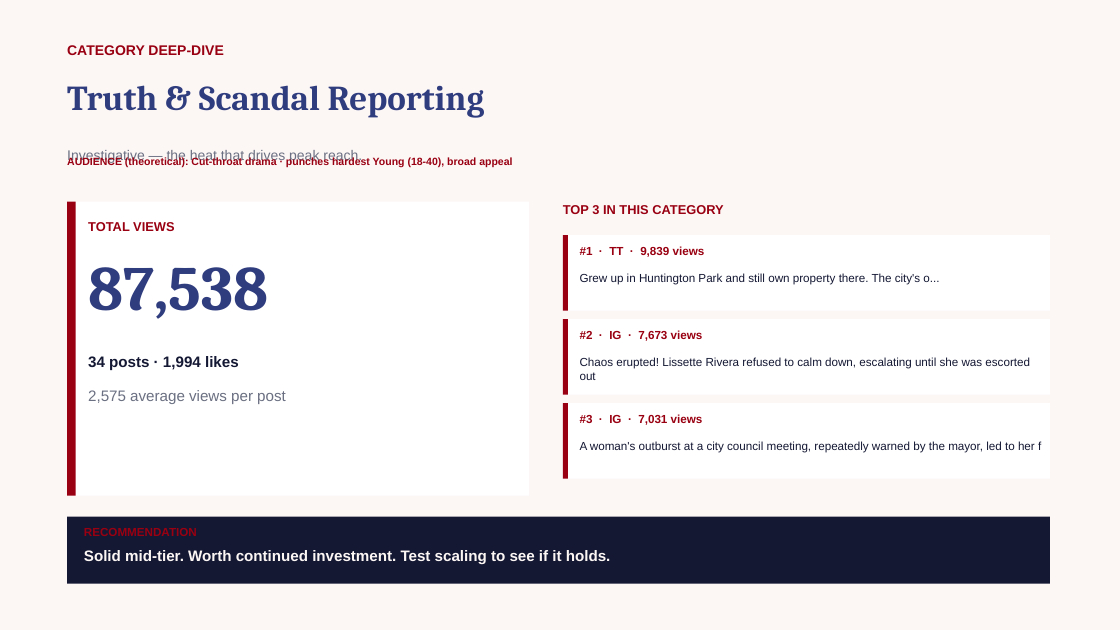
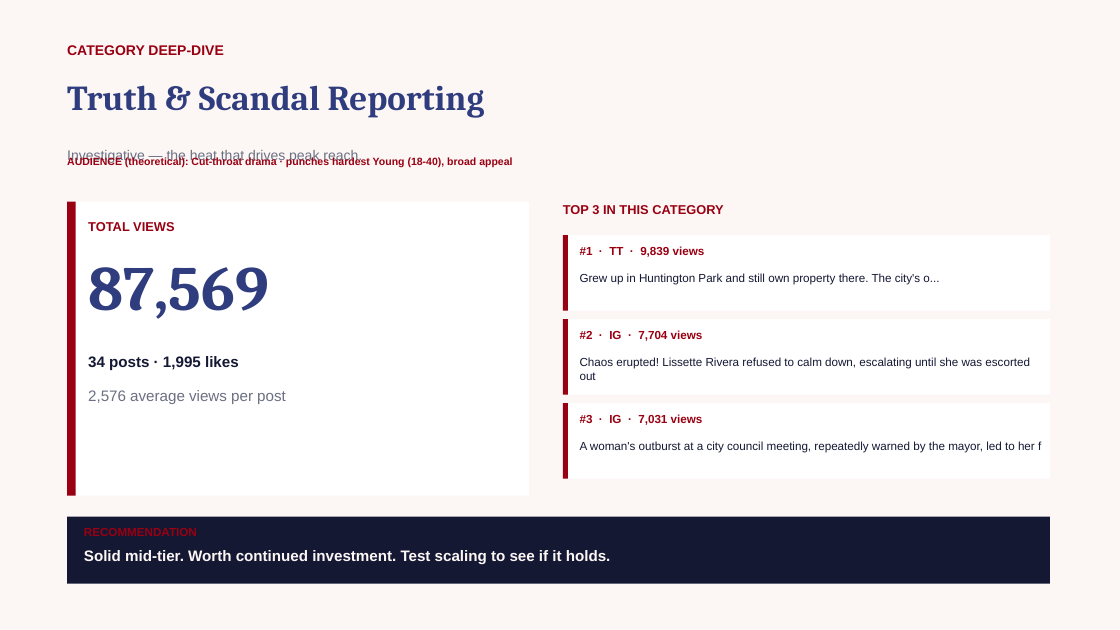
Before and after one commit to zvmmer/talking-downey-kpis, a slide deck: slide 6 of SPONSOR_CONTENT_REPORT.pptx. Drawn at 1120x630 pixels with LibreOffice and Linux fonts; fonts in the diff are those of the drawing. Boxes give left, top, right and bottom in pixels: in the first picture for what was removed or moved away, otherwise in the second. Text is boxed around its words. In the diff, an @@ line names an element or a change of style, - is before the commit and + after.

```diff
--- a/SPONSOR_CONTENT_REPORT.pptx
+++ b/SPONSOR_CONTENT_REPORT.pptx
@@ text at [88,267,269,319]: text changed @@
-87,538
+87,569
@@ text at [88,356,239,370]: text changed @@
-34 posts · 1,994 likes
+34 posts · 1,995 likes
@@ text at [580,330,703,341]: text changed @@
-#2 · IG · 7,673 views
+#2 · IG · 7,704 views
```
Also in this commit, not shown: 13 other slides changed, 5 other files.
